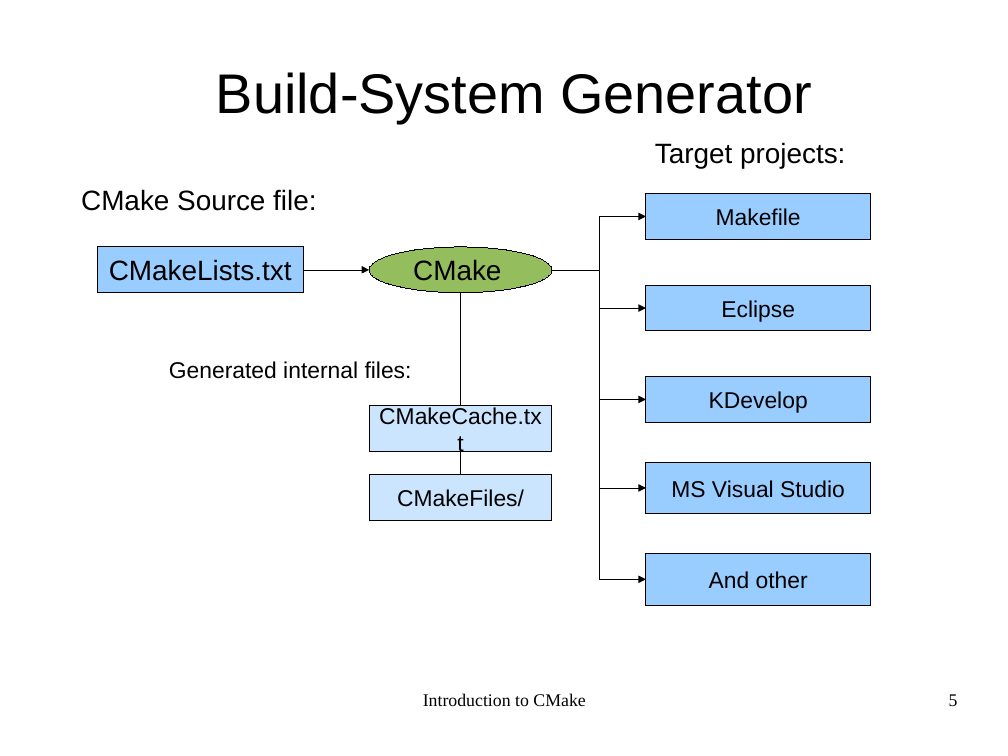
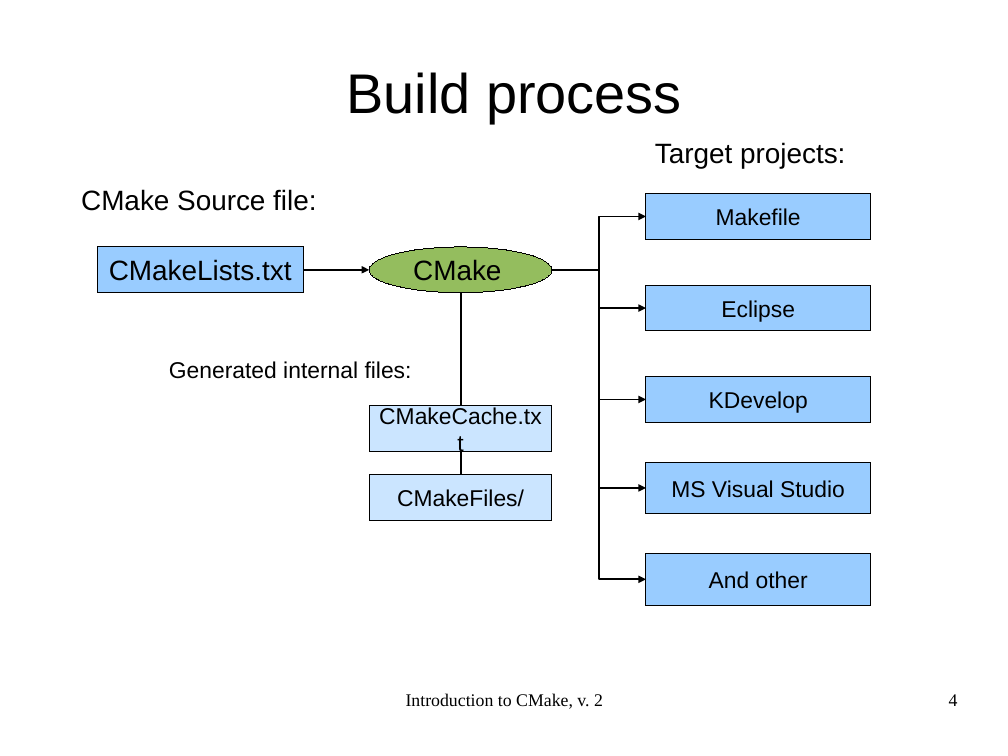
Before and after one commit to shlomif/shlomi-fish-homepage, a slide deck: slide 4 of t2/lecture/CMake/introduction_to_cmake-2.odp (slide 5 before the commit). Drawn at 1008x756 pixels with LibreOffice and Linux fonts; fonts in the diff are those of the drawing. Boxes give left, top, right and bottom in pixels: in the first picture for what was removed or moved away, otherwise in the second. Text is boxed around its words. In the diff, an @@ line names an element or a change of style, - is before the commit and + after.

```diff
--- a/t2/lecture/CMake/introduction_to_cmake-2.odp
+++ b/t2/lecture/CMake/introduction_to_cmake-2.odp
@@ title at box(346, 72, 682, 123): text changed @@
-Build-System Generator
+Build process
@@ text at box(406, 693, 603, 709): text changed @@
-Introduction to CMake
+Introduction to CMake, v. 2
@@ page number at box(949, 694, 958, 706): text changed @@
-5
+4
```
Also in this commit, not shown: 21 other slides changed, 1 slide added, 8 slides removed, 2 other files.
